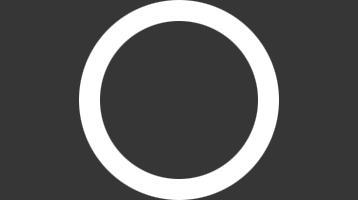
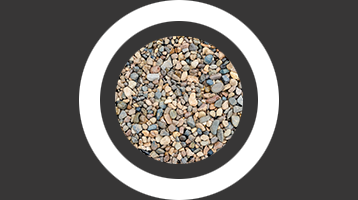
Layer changes from the first 358x200 image to the second:
added layer "FillerGravel" in group "Заполнители" over [115, 36, 243, 164]
hid group "Стоп линии" (6 layers) over [121, 63, 237, 137]
hid "StylesSteamBackground" over [115, 36, 243, 164]
hid "Слой 5" over [115, 36, 243, 164]
hid "Слой 2" over [115, 36, 243, 164]
